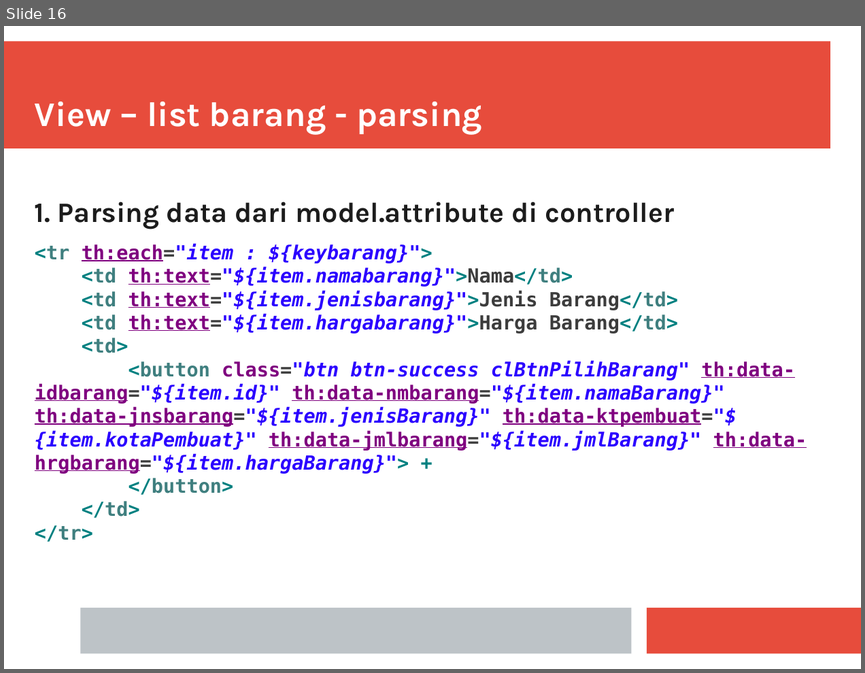
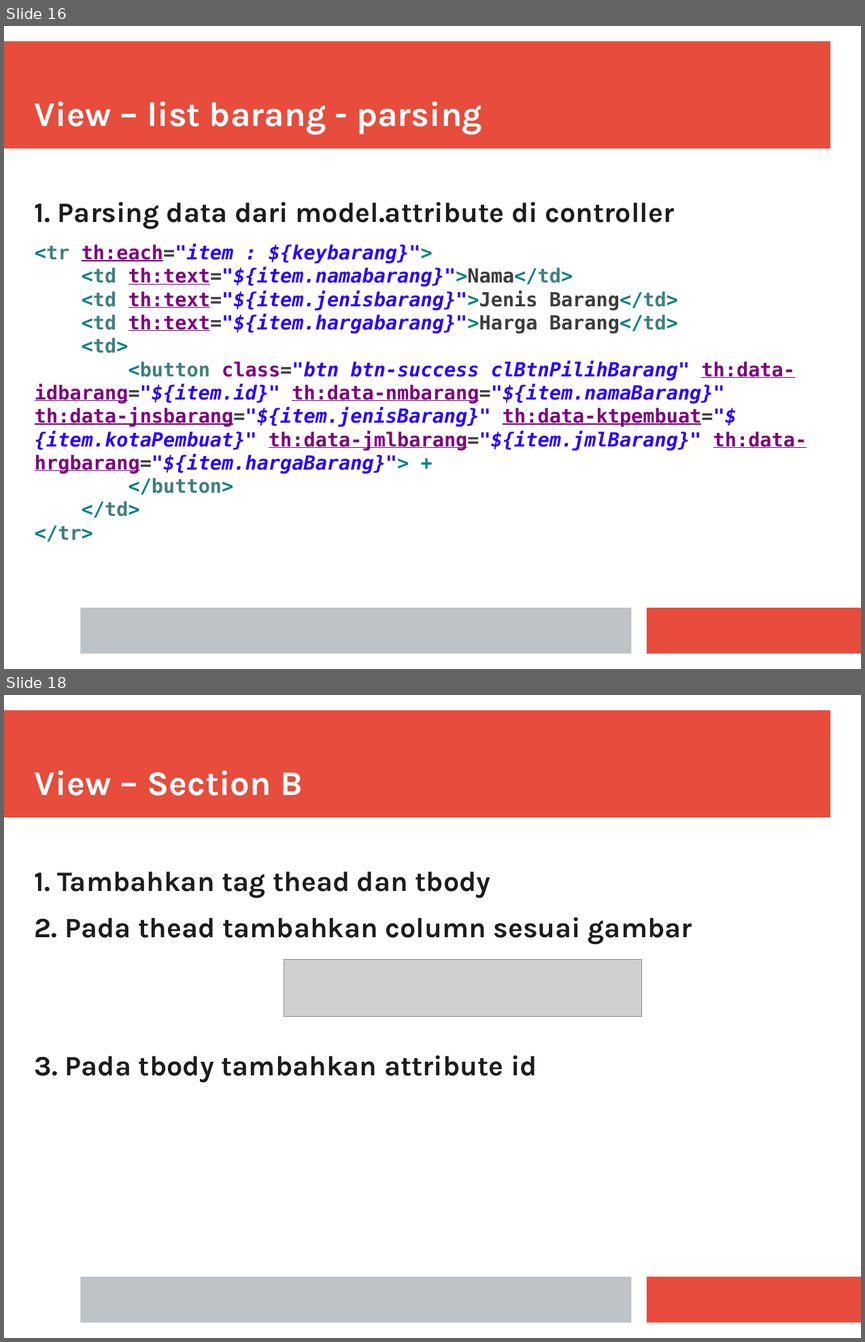
Before and after one commit to farouksyah/javatechnology198, a slide deck: docs/TransactionGuidances.pptx. Shown one above the other, each under a label of ours: slide 16 before the commit, slides 16 and 18 after it; the slides between them are not shown. The pictures are 865x673 and 865x1342 pixels, drawn with LibreOffice and Linux fonts; fonts in the diff are those of the drawing; grey boxes stand for pictures. Boxes give left, top, right and bottom in pixels: in the first picture for what was removed or moved away, otherwise in the second. Text is boxed around its words. In the diff, an @@ line names an element or a change of style, - is before the commit and + after.

Commit message:
update document transaction Section B

```diff
--- a/docs/TransactionGuidances.pptx
+++ b/docs/TransactionGuidances.pptx
@@ slide 18 added at (4,695,861,1338), background #FFFFFF; not listed: 3 template elements that a slide beside it also shows @@
@@ text added at (35,770,303,796), 32 pt, text #FFFFFF, bold @@
+View – Section B
@@ text added at (35,871,692,1083), 26 pt, text #1C1C1C, bold @@
+1. Tambahkan tag thead dan tbody
+2. Pada thead tambahkan column sesuai gambar
+3. Pada tbody tambahkan attribute id
@@ picture added at (284,960,642,1016) @@
```
Also in this commit, not shown: 5 other slides added, 2 other files.
